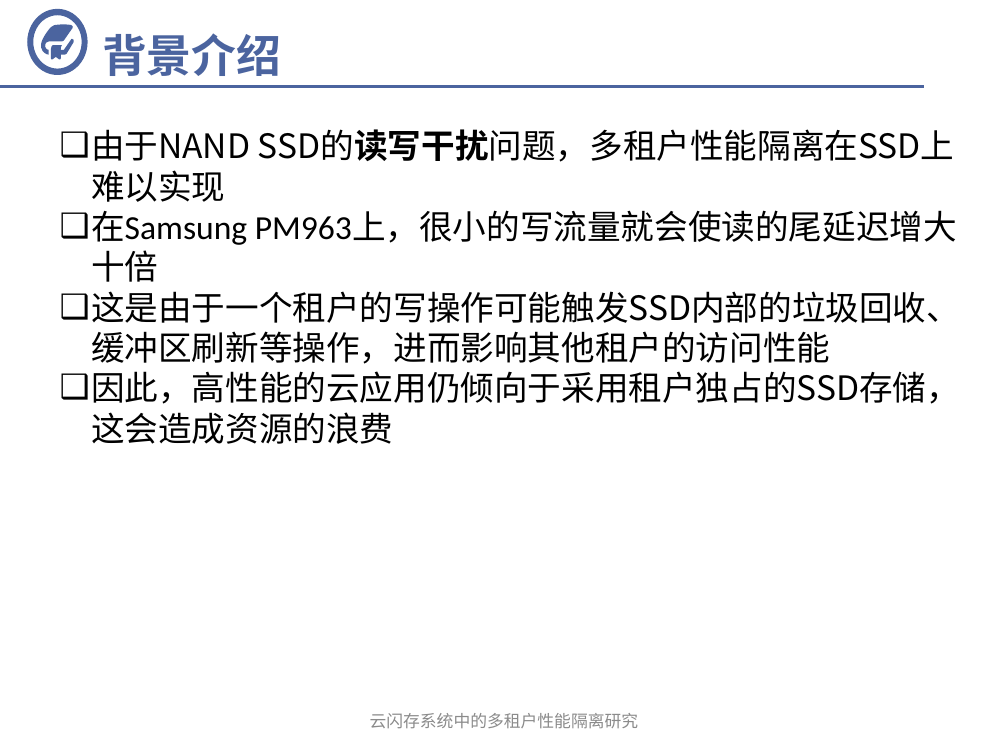
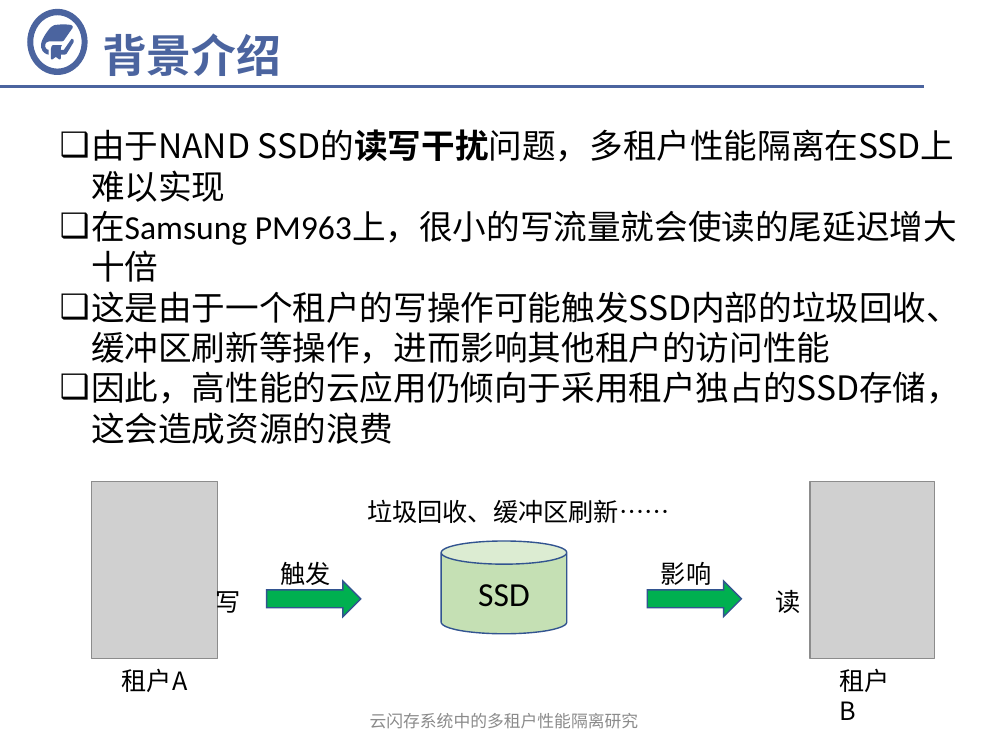
Before and after one commit to fandahao17/undergrad-thesis, a slide deck: slide 5 of 答辩.pptx (slide 6 before the commit). Drawn at 1008x756 pixels with LibreOffice and Linux fonts; fonts in the diff are those of the drawing; grey boxes stand for pictures; background and template pictures are left out. Boxes give left, top, right and bottom in pixels: in the first picture for what was removed or moved away, otherwise in the second. Text is boxed around its words. In the diff, an @@ line names an element or a change of style, - is before the commit and + after.

```diff
--- a/答辩.pptx
+++ b/答辩.pptx
@@ picture added at (x1=92, y1=482, x2=218, y2=659) @@
@@ text added at (x1=367, y1=500, x2=669, y2=523), 18 pt, text #000000 @@
+垃圾回收、缓冲区刷新……
@@ picture added at (x1=810, y1=482, x2=934, y2=659) @@
@@ text added at (x1=280, y1=562, x2=330, y2=585), 18 pt, text #000000 @@
+触发
@@ cylinder added at (x1=442, y1=541, x2=568, y2=634), fill #C5E0B4, outline #325491 1 pt, 24 pt, text #000000 @@
+SSD
@@ text added at (x1=661, y1=562, x2=711, y2=585), 18 pt, text #000000 @@
+影响
@@ text added at (x1=216, y1=586, x2=241, y2=618), 18 pt, text #000000 @@
+写
@@ right arrow added at (x1=266, y1=581, x2=360, y2=616), fill #00B050, outline #325491 1 pt @@
@@ right arrow added at (x1=647, y1=581, x2=741, y2=616), fill #00B050, outline #325491 1 pt @@
@@ text added at (x1=776, y1=589, x2=801, y2=613), 18 pt, text #000000 @@
+读
@@ text added at (x1=122, y1=668, x2=188, y2=692), 18 pt, text #000000 @@
+租户A
@@ text added at (x1=839, y1=668, x2=889, y2=720), 18 pt, text #000000 @@
+租户B
```
Also in this commit, not shown: 9 other slides changed, 1 slide added, 4 slides removed.
